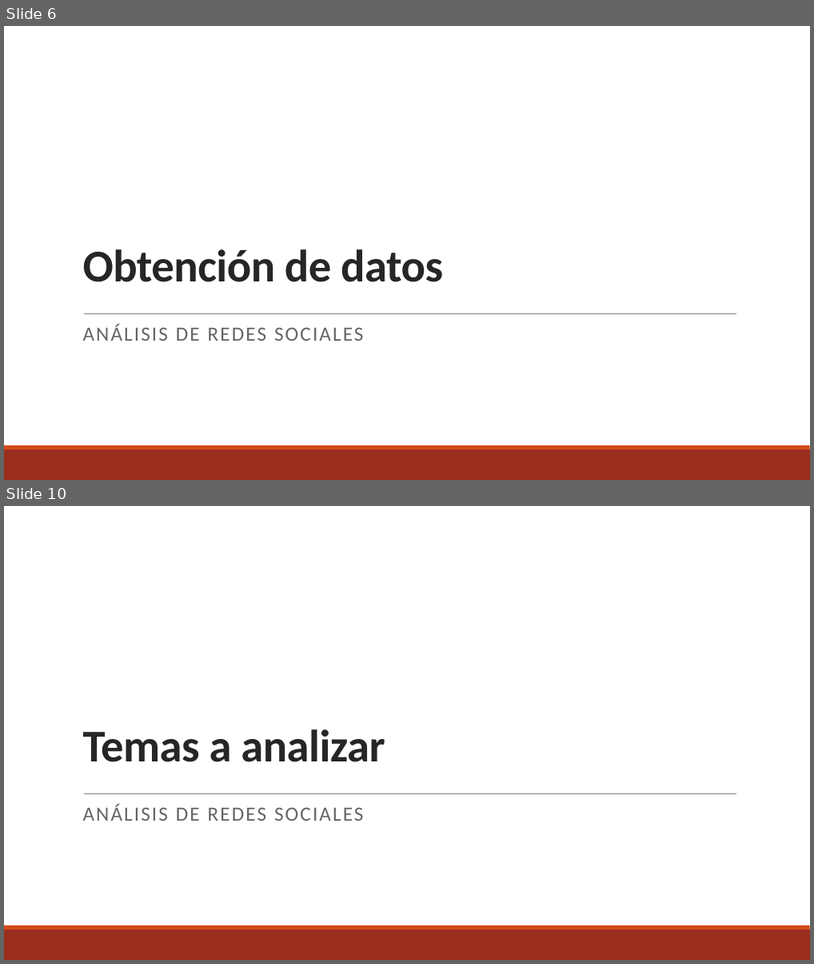
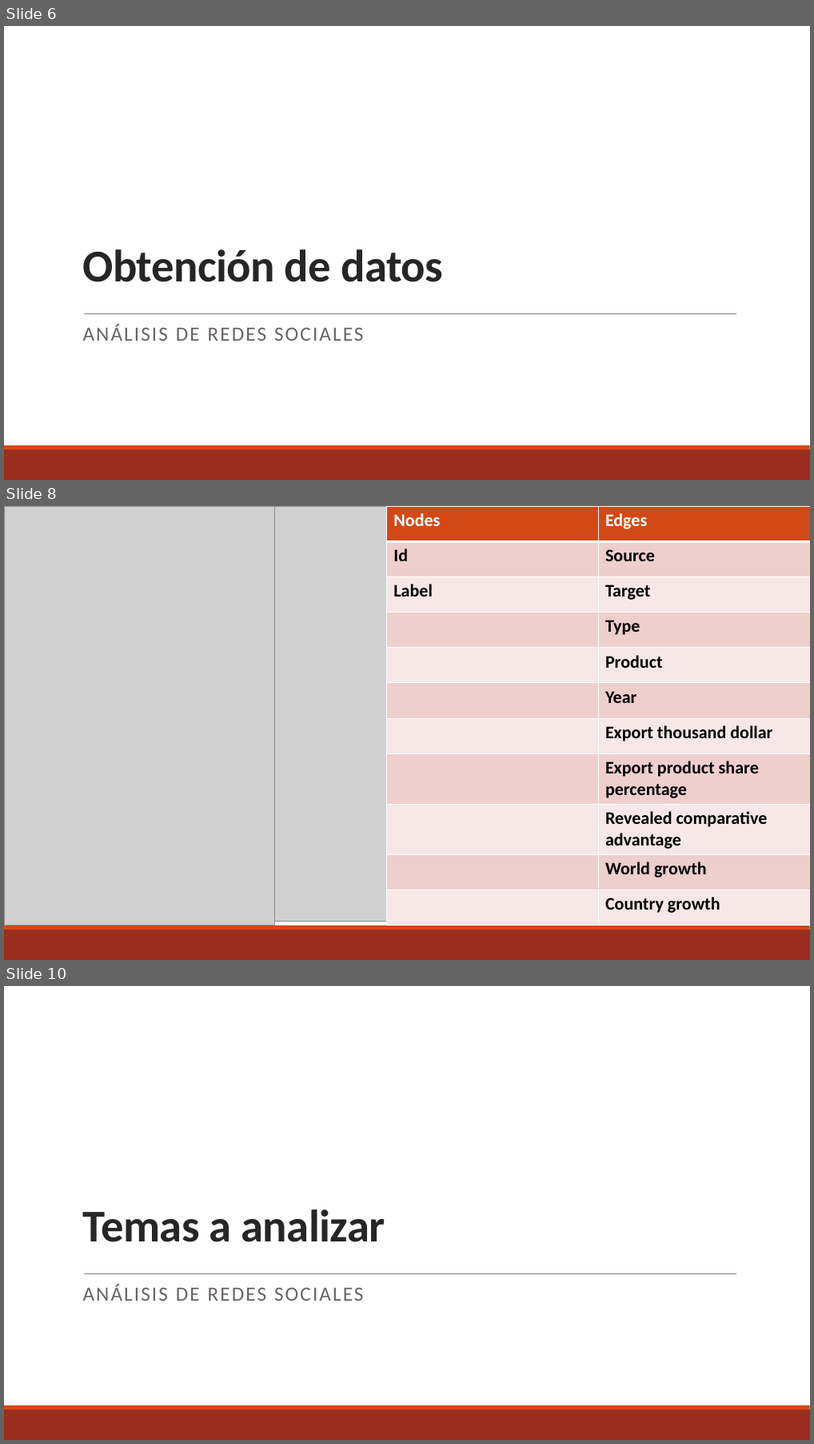
Before and after one commit to ZReKoJ/analysis-world-exports, a slide deck: proyectoARS.pptx. Shown one above the other, each under a label of ours: slides 6 and 10 before the commit, slides 6, 8 and 10 after it; the slides between them are not shown. The pictures are 814x964 and 814x1444 pixels, drawn with LibreOffice and Linux fonts; fonts in the diff are those of the drawing; grey boxes stand for pictures. Boxes give left, top, right and bottom in pixels: in the first picture for what was removed or moved away, otherwise in the second. Text is boxed around its words. In the diff, an @@ line names an element or a change of style, - is before the commit and + after.

Commit message:
changed pptx

```diff
--- a/proyectoARS.pptx
+++ b/proyectoARS.pptx
@@ slide 8 added at [4, 506, 810, 960], background #FFFFFF; not listed: 2 template elements that a slide beside it also shows @@
@@ picture added at [4, 506, 275, 925] @@
@@ picture added at [275, 506, 482, 920] @@
@@ table added at [387, 506, 810, 925], 11 rows, 2 columns @@
+Nodes | Edges
+Id | Source
+Label | Target
+ | Type
+ | Product
+ | Year
+ | Export thousand dollar
+ | Export product share percentage
+ | Revealed comparative advantage
+ | World growth
+ | Country growth
```
Also in this commit, not shown: 2 slides changed, 2 other slides added, 3 slides removed.
